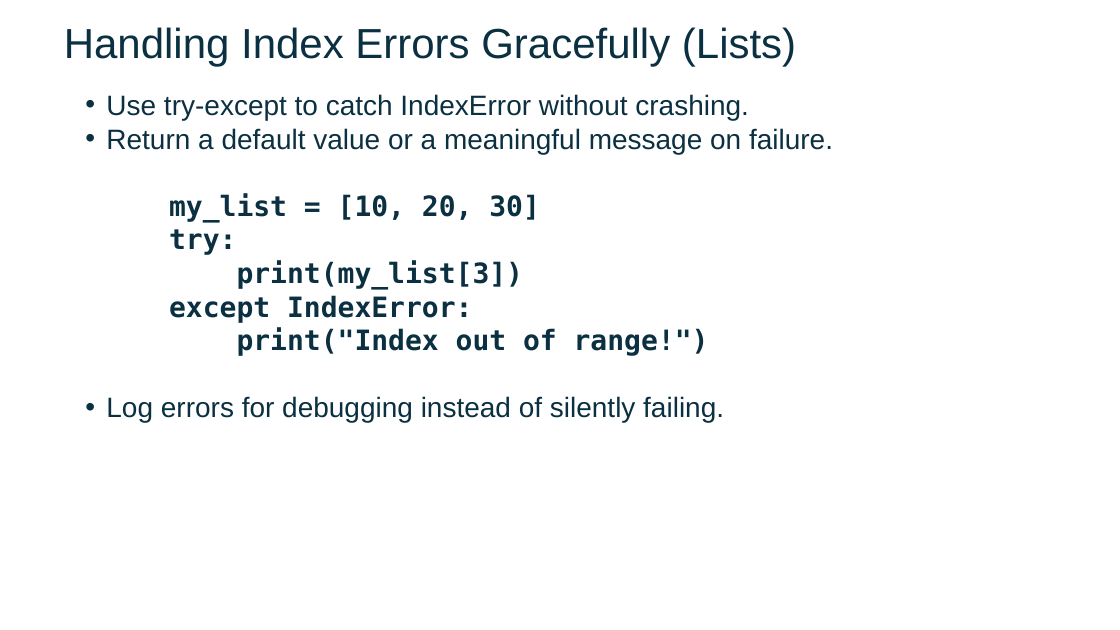
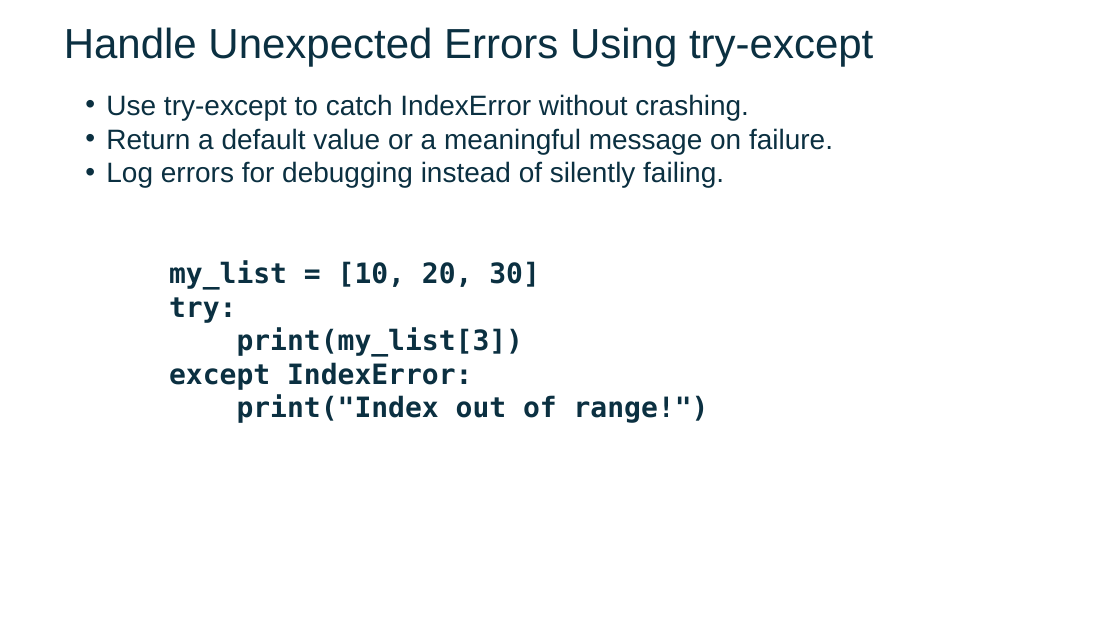
Before and after one commit to FSCJ-FacultyDev/SWC-Columbus-2025, a slide deck: slide 15 of Slides-Day2.pptx (slide 16 before the commit). Drawn at 1120x630 pixels with LibreOffice and Linux fonts; fonts in the diff are those of the drawing; background and template pictures are left out. Boxes give left, top, right and bottom in pixels: in the first picture for what was removed or moved away, otherwise in the second. Text is boxed around its words. In the diff, an @@ line names an element or a change of style, - is before the commit and + after.

```diff
--- a/Slides-Day2.pptx
+++ b/Slides-Day2.pptx
@@ text at (x1=64, y1=27, x2=873, y2=67): text changed @@
-Handling Index Errors Gracefully (Lists)
+Handle Unexpected Errors Using try-except
@@ text at (x1=106, y1=161, x2=724, y2=187): paragraph added @@
+• Log errors for debugging instead of silently failing.
@@ text at (x1=106, y1=396, x2=724, y2=422): paragraph removed @@
-• Log errors for debugging instead of silently failing.
```
Also in this commit, not shown: 4 other slides changed, 2 slides added.
